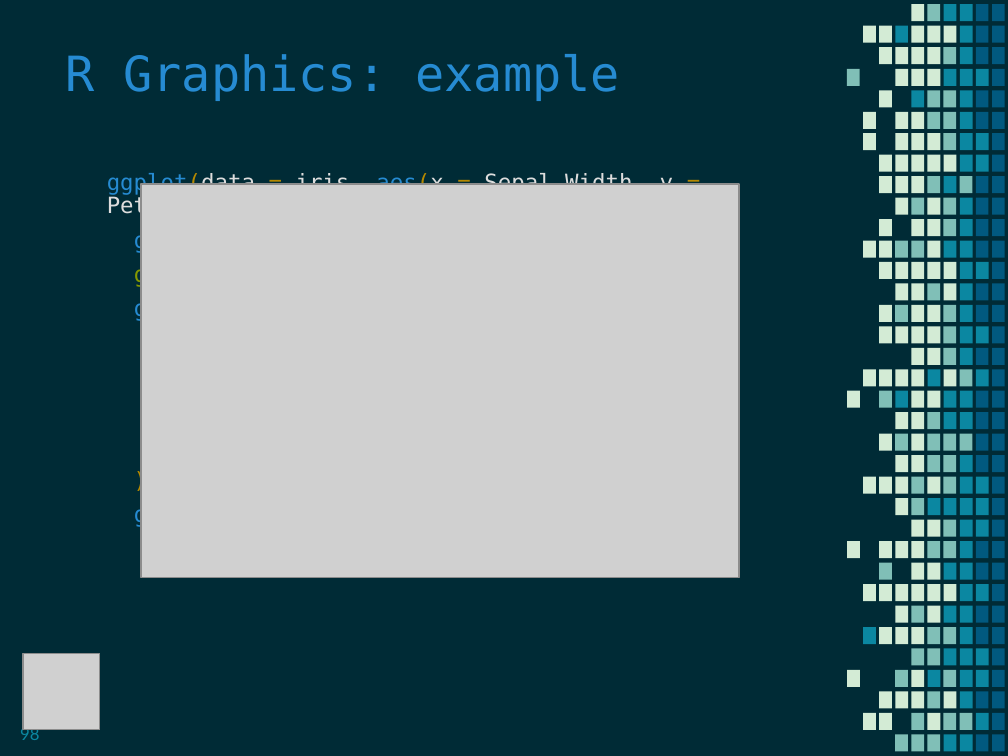
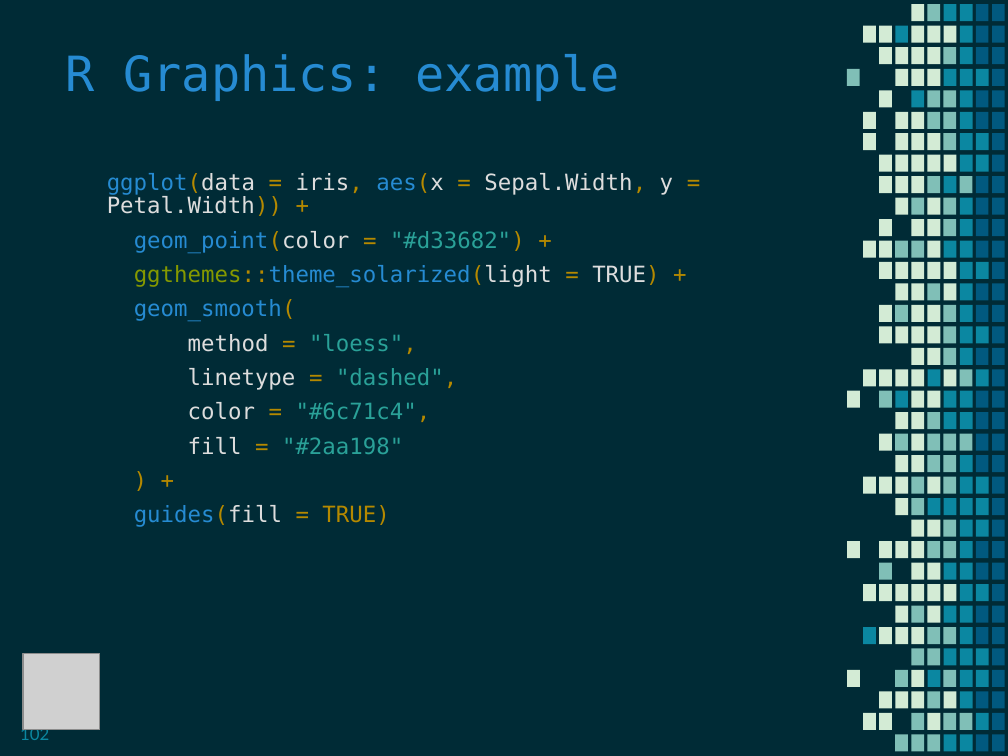
Before and after one commit to MaaniBeigy/teacheR, a slide deck: slide 102 of slides/rworkshop_evening.pps (slide 98 before the commit). Drawn at 1008x756 pixels with LibreOffice and Linux fonts; fonts in the diff are those of the drawing; grey boxes stand for pictures. Boxes give left, top, right and bottom in pixels: in the first picture for what was removed or moved away, otherwise in the second. Text is boxed around its words. In the diff, an @@ line names an element or a change of style, - is before the commit and + after.

```diff
--- a/slides/rworkshop_evening.pps
+++ b/slides/rworkshop_evening.pps
@@ picture removed at [141,184,739,578] @@
@@ page number at [20,726,49,740]: text changed @@
-98
+102
```
Also in this commit, not shown: 14 other slides changed, 6 slides added, 15 other files.
